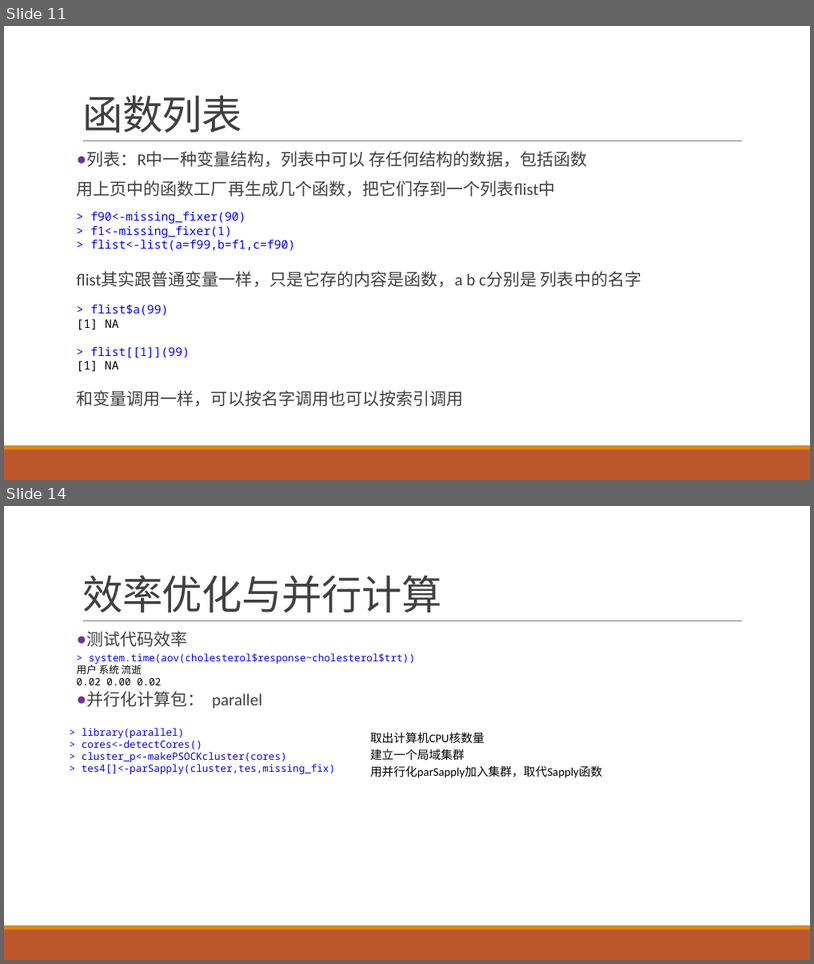
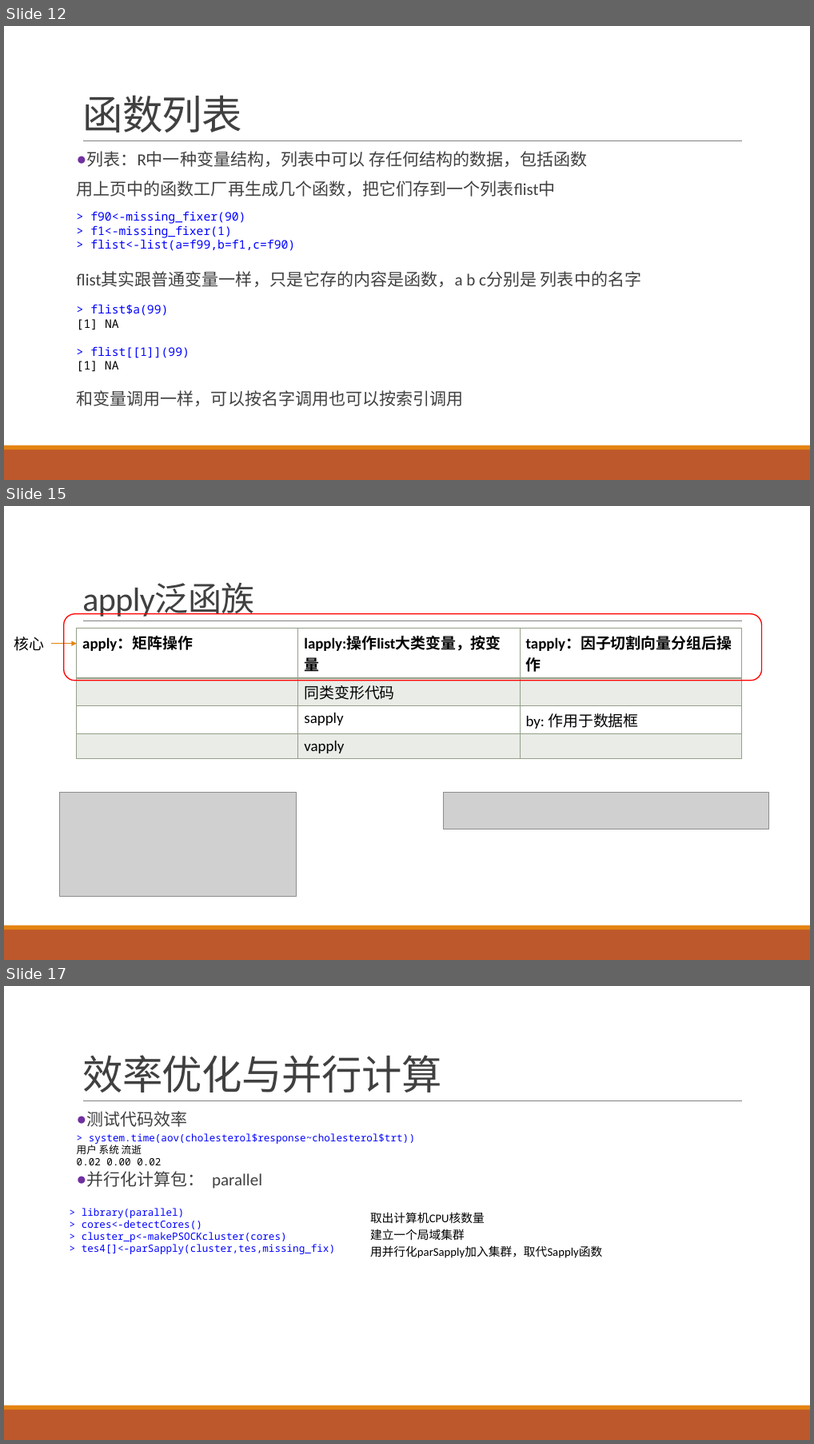
Before and after one commit to exoplanetX/DataAnalytics, a slide deck: 实验-6-函数式编程.pptx. Shown one above the other, each under a label of ours: slides 11 and 14 before the commit, slides 12, 15 and 17 after it; the slides between them are not shown. The pictures are 814x964 and 814x1444 pixels, drawn with LibreOffice and Linux fonts; fonts in the diff are those of the drawing; grey boxes stand for pictures. Boxes give left, top, right and bottom in pixels: in the first picture for what was removed or moved away, otherwise in the second. Text is boxed around its words. In the diff, an @@ line names an element or a change of style, - is before the commit and + after.

```diff
--- a/实验-6-函数式编程.pptx
+++ b/实验-6-函数式编程.pptx
@@ slide 15 added at bbox=[4, 506, 810, 960], background #FFFFFF; not listed: 3 template elements that a slide beside it also shows @@
@@ title added at bbox=[82, 583, 254, 616], 40 pt, text #404040 @@
+apply泛函族
@@ rounded rectangle added at bbox=[64, 614, 762, 680], outline #FF0000 1.25 pt @@
@@ text added at bbox=[14, 636, 45, 651], 18 pt, text #000000 @@
+核心
@@ arrow added from (51, 644) to (77, 644), #E48312 1 pt @@
@@ table added at bbox=[77, 628, 742, 756], 4 rows, 3 columns @@
+apply：矩阵操作 | lapply:操作list大类变量，按变量 | tapply：因子切割向量分组后操作
+ | 同类变形代码 | 
+ | sapply | by: 作用于数据框
+ | vapply | 
@@ picture added at bbox=[60, 792, 296, 896] @@
@@ picture added at bbox=[444, 792, 770, 828] @@
@@ what was slide 11 is now slide 12 @@
@@ what was slide 14 is now slide 17 @@
```
Also in this commit, not shown: 3 slides changed, 3 other slides added, 1 slide removed, 2 other files.
